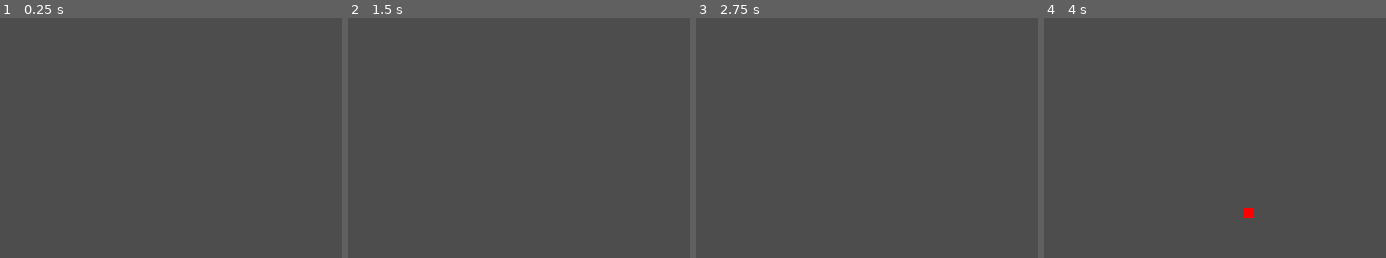
Above: before the commit, frames 1-4 (left to right).
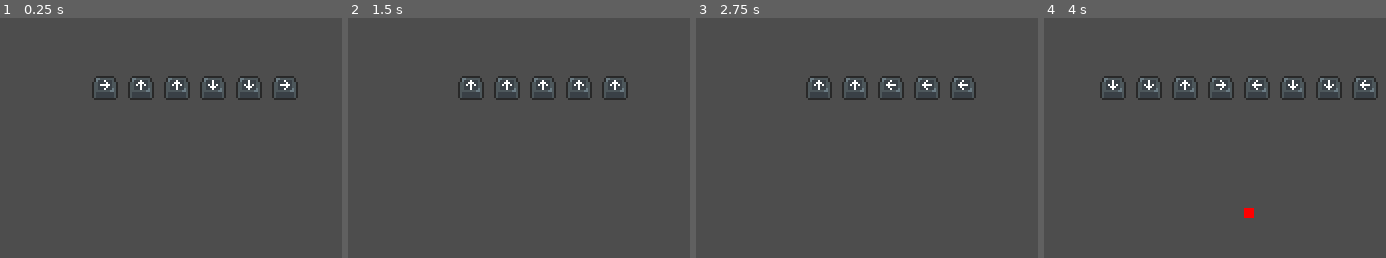
Above: after the commit, the same moments.

Repository: InRe-Dan/MiniJameGam34
Game: Godot game, scene res://Main/main.tscn
The game is run twice, just before and just after one commit, with the same random seed, the same clock (stepped at 60 frames per second) and the same inputs.
Inputs:
- Up to frame 1 (0.25 s): no input
- Up to frame 2 (1.5 s): tap Enter at 0.5 s; hold Right (qte_right) 0.53-1.28 s; tap Space at 1.25 s; hold Down (qte_down) from 1.28 s (still down)
- Up to frame 3 (2.75 s): tap Enter at 2 s; release Down (qte_down) at 2.03 s; hold Right (qte_right) from 2.03 s (still down)
- Up to frame 4 (4 s): release Right (qte_right) at 2.78 s; hold Up (qte_up) 2.78-3.53 s; hold Left (qte_left) from 3.53 s (still down)
The pictures show only the part of the screen within x 23-73%, y 10-60%; the shares and areas given below are measured in that part.

The runs differ from the first frame. In frame 1, 1.6% of the frame differs, in the area x 26-88%, y 24-35%; in frame 2, 1.3%; in frame 3, 1.3%; in frame 4, 2.1%, in the area x 16-98%, y 24-35%.

Commit message:
Joke input system

Diff:
--- /dev/null
+++ b/Assets/theme/main.tres
@@ -0,0 +1,263 @@
+[gd_resource type="Theme" load_steps=35 format=3 uid="uid://hho5m4qd8ohe"]
+
+[ext_resource type="FontFile" uid="uid://bttxx0u16msjm" path="res://Assets/theme/m5x7.ttf" id="1_6h1hq"]
+
+[sub_resource type="Gradient" id="Gradient_qhlei"]
+interpolation_mode = 1
+offsets = PackedFloat32Array(0, 0.918216)
+colors = PackedColorArray(0, 0, 0, 1, 1, 1, 1, 0.243137)
+
+[sub_resource type="GradientTexture2D" id="GradientTexture2D_21mln"]
+gradient = SubResource("Gradient_qhlei")
+width = 16
+height = 16
+fill = 2
+fill_from = Vector2(0.5, 0.5)
+
+[sub_resource type="StyleBoxTexture" id="StyleBoxTexture_4w841"]
+content_margin_left = 3.0
+content_margin_top = 1.0
+content_margin_right = 3.0
+content_margin_bottom = 2.0
+texture = SubResource("GradientTexture2D_21mln")
+texture_margin_left = 1.0
+texture_margin_top = 1.0
+texture_margin_right = 1.0
+texture_margin_bottom = 1.0
+axis_stretch_horizontal = 1
+axis_stretch_vertical = 1
+
+[sub_resource type="Gradient" id="Gradient_1kofs"]
+interpolation_mode = 1
+offsets = PackedFloat32Array(0, 0.918216)
+colors = PackedColorArray(0.0731, 0.068, 0.17, 1, 1, 1, 1, 0.243137)
+
+[sub_resource type="GradientTexture2D" id="GradientTexture2D_bc4ds"]
+gradient = SubResource("Gradient_1kofs")
+width = 16
+height = 16
+fill = 2
+fill_from = Vector2(0.5, 0.5)
+
+[sub_resource type="StyleBoxTexture" id="StyleBoxTexture_s75vm"]
+content_margin_left = 3.0
+content_margin_top = 1.0
+content_margin_right = 3.0
+content_margin_bottom = 2.0
+texture = SubResource("GradientTexture2D_bc4ds")
+texture_margin_left = 1.0
+texture_margin_top = 1.0
+texture_margin_right = 1.0
+texture_margin_bottom = 1.0
+axis_stretch_horizontal = 1
+axis_stretch_vertical = 1
+
+[sub_resource type="StyleBoxTexture" id="StyleBoxTexture_gou0c"]
+content_margin_left = 3.0
+content_margin_top = 1.0
+content_margin_right = 3.0
+content_margin_bottom = 2.0
+texture = SubResource("GradientTexture2D_bc4ds")
+texture_margin_left = 1.0
+texture_margin_top = 1.0
+texture_margin_right = 1.0
+texture_margin_bottom = 1.0
+axis_stretch_horizontal = 1
+axis_stretch_vertical = 1
+
+[sub_resource type="Gradient" id="Gradient_fehkd"]
+interpolation_mode = 1
+offsets = PackedFloat32Array(0, 0.918216)
+colors = PackedColorArray(0.215, 0.2, 0.5, 1, 1, 1, 1, 0.243137)
+
+[sub_resource type="GradientTexture2D" id="GradientTexture2D_ltks1"]
+gradient = SubResource("Gradient_fehkd")
+width = 16
+height = 16
+fill = 2
+fill_from = Vector2(0.5, 0.5)
+
+[sub_resource type="StyleBoxTexture" id="StyleBoxTexture_ym17g"]
+content_margin_left = 3.0
+content_margin_top = 1.0
+content_margin_right = 3.0
+content_margin_bottom = 2.0
+texture = SubResource("GradientTexture2D_ltks1")
+texture_margin_left = 1.0
+texture_margin_top = 1.0
+texture_margin_right = 1.0
+texture_margin_bottom = 1.0
+axis_stretch_horizontal = 1
+axis_stretch_vertical = 1
+
+[sub_resource type="Gradient" id="Gradient_eox03"]
+interpolation_mode = 1
+offsets = PackedFloat32Array(0, 0.918216)
+colors = PackedColorArray(0, 0, 0, 1, 1, 1, 1, 0.243137)
+
+[sub_resource type="GradientTexture2D" id="GradientTexture2D_tysi1"]
+gradient = SubResource("Gradient_eox03")
+width = 16
+height = 16
+fill = 2
+fill_from = Vector2(0.5, 0.5)
+
+[sub_resource type="StyleBoxTexture" id="StyleBoxTexture_87p0h"]
+content_margin_left = 3.0
+content_margin_top = 1.0
+content_margin_right = 3.0
+content_margin_bottom = 2.0
+texture = SubResource("GradientTexture2D_tysi1")
+texture_margin_left = 1.0
+texture_margin_top = 1.0
+texture_margin_right = 1.0
+texture_margin_bottom = 1.0
+axis_stretch_horizontal = 1
+axis_stretch_vertical = 1
+
+[sub_resource type="StyleBoxTexture" id="StyleBoxTexture_li1pa"]
+content_margin_left = 3.0
+content_margin_top = 1.0
+content_margin_right = 3.0
+content_margin_bottom = 2.0
+texture = SubResource("GradientTexture2D_ltks1")
+texture_margin_left = 1.0
+texture_margin_top = 1.0
+texture_margin_right = 1.0
+texture_margin_bottom = 1.0
+axis_stretch_horizontal = 1
+axis_stretch_vertical = 1
+
+[sub_resource type="Gradient" id="Gradient_hrnfm"]
+interpolation_mode = 1
+offsets = PackedFloat32Array(0, 0.821561, 0.855019, 0.903346)
+colors = PackedColorArray(0, 0, 0, 1, 0, 0, 0, 1, 1, 1, 1, 1, 0, 0, 0, 1)
+
+[sub_resource type="GradientTexture2D" id="GradientTexture2D_ygt2g"]
+gradient = SubResource("Gradient_hrnfm")
+width = 20
+height = 20
+fill = 2
+fill_from = Vector2(0.5, 0.5)
+
+[sub_resource type="StyleBoxTexture" id="StyleBoxTexture_mgoo8"]
+texture = SubResource("GradientTexture2D_ygt2g")
+texture_margin_left = 2.0
+texture_margin_top = 2.0
+texture_margin_right = 2.0
+texture_margin_bottom = 2.0
+axis_stretch_horizontal = 1
+axis_stretch_vertical = 1
+
+[sub_resource type="StyleBoxTexture" id="StyleBoxTexture_gm552"]
+texture = SubResource("GradientTexture2D_ygt2g")
+texture_margin_left = 2.0
+texture_margin_top = 2.0
+texture_margin_right = 2.0
+texture_margin_bottom = 2.0
+
+[sub_resource type="Gradient" id="Gradient_1b504"]
+offsets = PackedFloat32Array(1)
+colors = PackedColorArray(0.572549, 0.584314, 0.592157, 1)
+
+[sub_resource type="GradientTexture2D" id="GradientTexture2D_u66d3"]
+gradient = SubResource("Gradient_1b504")
+width = 10
+height = 10
+
+[sub_resource type="StyleBoxTexture" id="StyleBoxTexture_4lisx"]
+content_margin_left = 2.0
+content_margin_right = 2.0
+texture = SubResource("GradientTexture2D_u66d3")
+
+[sub_resource type="Gradient" id="Gradient_q7rlx"]
+offsets = PackedFloat32Array(1)
+colors = PackedColorArray(0.745098, 0.745098, 0.745098, 1)
+
+[sub_resource type="GradientTexture2D" id="GradientTexture2D_qhgoj"]
+gradient = SubResource("Gradient_q7rlx")
+width = 10
+height = 10
+
+[sub_resource type="StyleBoxTexture" id="StyleBoxTexture_rby1r"]
+content_margin_left = 2.0
+content_margin_right = 2.0
+texture = SubResource("GradientTexture2D_qhgoj")
+
+[sub_resource type="Gradient" id="Gradient_kjnes"]
+offsets = PackedFloat32Array(1)
+colors = PackedColorArray(0.588235, 0.588235, 0.588235, 1)
+
+[sub_resource type="GradientTexture2D" id="GradientTexture2D_fuk3o"]
+gradient = SubResource("Gradient_kjnes")
+width = 10
+height = 10
+
+[sub_resource type="StyleBoxTexture" id="StyleBoxTexture_ikf5w"]
+content_margin_left = 2.0
+content_margin_right = 2.0
+texture = SubResource("GradientTexture2D_fuk3o")
+
+[sub_resource type="Gradient" id="Gradient_fged8"]
+interpolation_mode = 1
+offsets = PackedFloat32Array(0.00371747, 0.126394, 0.877323, 0.888476)
+colors = PackedColorArray(0, 0, 0, 1, 0, 0, 0, 0.25098, 0, 0, 0, 0.25098, 0, 0, 0, 1)
+
+[sub_resource type="GradientTexture2D" id="GradientTexture2D_qp2nc"]
+gradient = SubResource("Gradient_fged8")
+width = 10
+height = 10
+fill_to = Vector2(0, 1)
+
+[sub_resource type="StyleBoxTexture" id="StyleBoxTexture_b13ay"]
+content_margin_left = 2.0
+content_margin_right = 2.0
+texture = SubResource("GradientTexture2D_qp2nc")
+texture_margin_top = 2.0
+texture_margin_bottom = 2.0
+axis_stretch_horizontal = 1
+axis_stretch_vertical = 1
+
+[sub_resource type="Gradient" id="Gradient_prsbp"]
+interpolation_mode = 1
+offsets = PackedFloat32Array(0.00371747, 0.126394, 0.877323, 0.888476)
+colors = PackedColorArray(0, 0, 0, 1, 0, 0, 0, 0.25098, 0, 0, 0, 0.25098, 0, 0, 0, 1)
+
+[sub_resource type="GradientTexture2D" id="GradientTexture2D_j0634"]
+gradient = SubResource("Gradient_prsbp")
+width = 10
+height = 10
+fill_to = Vector2(0, 1)
+
+[sub_resource type="StyleBoxTexture" id="StyleBoxTexture_nknku"]
+content_margin_left = 2.0
+content_margin_right = 2.0
+texture = SubResource("GradientTexture2D_j0634")
+texture_margin_top = 2.0
+texture_margin_bottom = 2.0
+axis_stretch_horizontal = 1
+axis_stretch_vertical = 1
+
+[resource]
+default_font = ExtResource("1_6h1hq")
+default_font_size = 16
+Button/styles/disabled = SubResource("StyleBoxTexture_4w841")
+Button/styles/focus = SubResource("StyleBoxTexture_s75vm")
+Button/styles/hover = SubResource("StyleBoxTexture_gou0c")
+Button/styles/hover_pressed = SubResource("StyleBoxTexture_ym17g")
+Button/styles/normal = SubResource("StyleBoxTexture_87p0h")
+Button/styles/pressed = SubResource("StyleBoxTexture_li1pa")
+LabelHeader/base_type = &"Label"
+LabelHeader/font_sizes/font_size = 32
+MarginContainer/constants/margin_bottom = 4
+MarginContainer/constants/margin_left = 4
+MarginContainer/constants/margin_right = 4
+MarginContainer/constants/margin_top = 4
+Panel/styles/panel = SubResource("StyleBoxTexture_mgoo8")
+PanelContainer/styles/panel = SubResource("StyleBoxTexture_gm552")
+Tree/constants/item_margin = 10
+VScrollBar/styles/grabber = SubResource("StyleBoxTexture_4lisx")
+VScrollBar/styles/grabber_highlight = SubResource("StyleBoxTexture_rby1r")
+VScrollBar/styles/grabber_pressed = SubResource("StyleBoxTexture_ikf5w")
+VScrollBar/styles/scroll = SubResource("StyleBoxTexture_b13ay")
+VScrollBar/styles/scroll_focus = SubResource("StyleBoxTexture_nknku")
--- a/Globals.gd
+++ b/Globals.gd
@@ -4,5 +4,6 @@
 var joke_system : JokeSystem
 
 const stage_center: Vector2 = Vector2(360, 480)
-# Number of QTE keypresses required per word in a joke
-const joke_difficulty : float = 0.5
+## Number of QTE keypresses required per word in a joke
+## This doesn't work at the moment. More implementation consideration required...
+const joke_difficulty : float = 2
--- a/Jokes/joke_resource.gd
+++ b/Jokes/joke_resource.gd
@@ -6,7 +6,7 @@
 	var dir : Direction
 	var words : Array[String]
 
-enum Direction {UP, DOWN, LEFT, RIGHT}
+enum Direction {UP = 0, DOWN = 1, LEFT = 2, RIGHT = 3}
 
 @export_multiline var setup : String
 @export_multiline var punchline : String
@@ -19,16 +19,17 @@
 var sequence : Array[Keypress]:
 	get:
 		if not sequence:
-			return _generate_sequence()
-		else:
-			return sequence
+			sequence = _generate_sequence()
+		return sequence
+var prompt_scene : PackedScene = preload("res://Jokes/keypress_prompt.tscn")
 
 # Give the joke an input to process. Fires one of three signals depending on result.
 func give_input(dir : Direction) -> void:
 	var current : Keypress = null
 	for keypress : Keypress in sequence:
-		if keypress.complete:
+		if not keypress.complete:
 			current = keypress
+			break
 	# Shouldn't be giving inputs if the sequence is finished
 	assert(current)
 	if current.dir == dir:
@@ -41,17 +42,26 @@
 			keypress.complete = false
 		fail.emit()
 
+# Makes a control node linked to this one which can keep track of player inputs
+func make_prompt() -> KeypressPrompt:
+	var prompt : KeypressPrompt = prompt_scene.instantiate()
+	prompt.initialize(self)
+	return prompt
+
 # Private method only called once. Do not call manually.
 func _generate_sequence() -> Array[Keypress]:
+	print("New joke =============")
 	assert(setup)
 	assert(punchline)
 	var seq : Array[Keypress]
-	var words : Array[String] = setup.split(" ")
+	var words : Array = Array(setup.split(" "))
 	while words:
 		var keypress : Keypress = Keypress.new()
-		keypress.dir = Direction.keys().pick_random()
+		keypress.dir = Direction.values().pick_random()
 		var words_to_use : int = ceil(1 / Globals.joke_difficulty)
 		while words and words_to_use > 0:
 			words_to_use -= 1
 			keypress.words.append(words.pop_front())
+		seq.append(keypress)
+		print(Direction.keys()[keypress.dir], keypress.words)
 	return seq
--- a/Jokes/joke_system.gd
+++ b/Jokes/joke_system.gd
@@ -1,4 +1,20 @@
 class_name JokeSystem extends Node
+
+var jokes : Array[JokeResource]
+var joke : JokeResource
 
 func _ready() -> void:
 	Globals.joke_system = self
+	var dir : DirAccess = DirAccess.open("res://Jokes/JokeList/")
+	for filename : String in dir.get_files():
+		jokes.append(load("res://Jokes/JokeList/" + filename))
+	new_joke()
+
+# demo function
+func new_joke() -> void:
+	joke = jokes.pick_random().duplicate()
+	for child in $CenterContainer.get_children():
+		$CenterContainer.remove_child(child)
+	$CenterContainer.add_child(joke.make_prompt())
+	joke.success.connect(new_joke)
+	joke.fail.connect(new_joke)
--- /dev/null
+++ b/Jokes/keypress_prompt.gd
@@ -0,0 +1,69 @@
+class_name KeypressPrompt extends MarginContainer
+
+@export var template : TextureRect
+
+@export var down : Texture2D
+@export var down_pressed : Texture2D
+@export var right : Texture2D
+@export var right_pressed : Texture2D
+@export var up : Texture2D
+@export var up_pressed : Texture2D
+@export var left : Texture2D
+@export var left_pressed : Texture2D
+
+var joke_container : Container
+
+var joke : JokeResource
+var current_index = 0
+
+func _unhandled_input(event: InputEvent) -> void:
+	if event.is_action_pressed("qte_down"):
+		joke.give_input(JokeResource.Direction.DOWN)
+	elif event.is_action_pressed("qte_left"):
+		joke.give_input(JokeResource.Direction.LEFT)
+	elif event.is_action_pressed("qte_right"):
+		joke.give_input(JokeResource.Direction.RIGHT)
+	elif event.is_action_pressed("qte_up"):
+		joke.give_input(JokeResource.Direction.UP)
+
+func initialize(joke : JokeResource) -> void:
+	self.joke = joke
+	joke.success.connect(finish)
+	joke.fail.connect(reset)
+	joke.progress.connect(progress)
+	joke_container = $HBoxContainer
+	reset()
+
+func reset() -> void:
+	for child in joke_container.get_children():
+		joke_container.remove_child(child)
+	for keypress : JokeResource.Keypress in joke.sequence:
+		add(keypress)
+	current_index = 0
+
+func progress() -> void:
+	var current : TextureRect = joke_container.get_children()[current_index]
+	if current.texture == left:
+		current.texture = left_pressed
+	if current.texture == right:
+		current.texture = right_pressed
+	if current.texture == down:
+		current.texture = down_pressed
+	if current.texture == up:
+		current.texture = up_pressed
+	current_index += 1
+
+func finish() -> void:
+	pass
+
+func add(keypress : JokeResource.Keypress) -> void:
+	var new : TextureRect = template.duplicate()
+	if keypress.dir == JokeResource.Direction.RIGHT:
+		new.texture = right
+	if keypress.dir == JokeResource.Direction.LEFT:
+		new.texture = left
+	if keypress.dir == JokeResource.Direction.UP:
+		new.texture = up
+	if keypress.dir == JokeResource.Direction.DOWN:
+		new.texture = down
+	joke_container.add_child(new)
--- a/Jokes/keypress_prompt.tscn
+++ b/Jokes/keypress_prompt.tscn
@@ -1,8 +1,72 @@
-[gd_scene format=3 uid="uid://ycsyg6dew0br"]
+[gd_scene load_steps=12 format=3 uid="uid://ycsyg6dew0br"]
 
-[node name="KeypressPrompt" type="MarginContainer"]
+[ext_resource type="Texture2D" uid="uid://b0m87yexag708" path="res://Assets/keyboard_buttons.png" id="1_8hd4a"]
+[ext_resource type="Script" path="res://Jokes/keypress_prompt.gd" id="1_g8flf"]
+
+[sub_resource type="AtlasTexture" id="AtlasTexture_q3qbj"]
+atlas = ExtResource("1_8hd4a")
+region = Rect2(16, 0, 16, 16)
+
+[sub_resource type="AtlasTexture" id="AtlasTexture_k7msn"]
+atlas = ExtResource("1_8hd4a")
+region = Rect2(16, 112, 16, 16)
+
+[sub_resource type="AtlasTexture" id="AtlasTexture_qbm52"]
+atlas = ExtResource("1_8hd4a")
+region = Rect2(48, 0, 16, 16)
+
+[sub_resource type="AtlasTexture" id="AtlasTexture_bj3if"]
+atlas = ExtResource("1_8hd4a")
+region = Rect2(48, 112, 16, 16)
+
+[sub_resource type="AtlasTexture" id="AtlasTexture_5fqlv"]
+atlas = ExtResource("1_8hd4a")
+region = Rect2(0, 0, 16, 16)
+
+[sub_resource type="AtlasTexture" id="AtlasTexture_7lrlt"]
+atlas = ExtResource("1_8hd4a")
+region = Rect2(0, 112, 16, 16)
+
+[sub_resource type="AtlasTexture" id="AtlasTexture_cmvsb"]
+atlas = ExtResource("1_8hd4a")
+region = Rect2(32, 0, 16, 16)
+
+[sub_resource type="AtlasTexture" id="AtlasTexture_k744b"]
+atlas = ExtResource("1_8hd4a")
+region = Rect2(32, 112, 16, 16)
+
+[sub_resource type="AtlasTexture" id="AtlasTexture_jtek4"]
+atlas = ExtResource("1_8hd4a")
+region = Rect2(0, 0, 16, 16)
+
+[node name="KeypressPrompt" type="MarginContainer" node_paths=PackedStringArray("template")]
+custom_minimum_size = Vector2(128, 40)
 anchors_preset = 15
 anchor_right = 1.0
 anchor_bottom = 1.0
+offset_right = -1.0
+offset_bottom = -431.0
 grow_horizontal = 2
 grow_vertical = 2
+script = ExtResource("1_g8flf")
+template = NodePath("HBoxContainer/Template")
+down = SubResource("AtlasTexture_q3qbj")
+down_pressed = SubResource("AtlasTexture_k7msn")
+right = SubResource("AtlasTexture_qbm52")
+right_pressed = SubResource("AtlasTexture_bj3if")
+up = SubResource("AtlasTexture_5fqlv")
+up_pressed = SubResource("AtlasTexture_7lrlt")
+left = SubResource("AtlasTexture_cmvsb")
+left_pressed = SubResource("AtlasTexture_k744b")
+
+[node name="HBoxContainer" type="HBoxContainer" parent="."]
+layout_mode = 2
+
+[node name="Template" type="TextureRect" parent="HBoxContainer"]
+custom_minimum_size = Vector2(32, 32)
+layout_mode = 2
+size_flags_horizontal = 4
+size_flags_vertical = 4
+texture = SubResource("AtlasTexture_jtek4")
+expand_mode = 4
+stretch_mode = 4
--- a/Main/main.tscn
+++ b/Main/main.tscn
@@ -1,7 +1,8 @@
-[gd_scene load_steps=4 format=3 uid="uid://dw5auj6i3fjfj"]
+[gd_scene load_steps=5 format=3 uid="uid://dw5auj6i3fjfj"]
 
 [ext_resource type="Script" path="res://Main/main.gd" id="1_5t87c"]
 [ext_resource type="PackedScene" uid="uid://c757dhd4hepca" path="res://Player/player.tscn" id="1_bg8e3"]
+[ext_resource type="Script" path="res://Jokes/joke_system.gd" id="3_wbmed"]
 
 [sub_resource type="RectangleShape2D" id="RectangleShape2D_o8aus"]
 size = Vector2(720, 24)
@@ -58,3 +59,12 @@
 stretch_margin_bottom = 1
 
 [node name="Audience" type="Node2D" parent="."]
+
+[node name="JokeSystem" type="Node" parent="."]
+script = ExtResource("3_wbmed")
+
+[node name="CenterContainer" type="CenterContainer" parent="JokeSystem"]
+offset_left = 206.0
+offset_top = 41.0
+offset_right = 508.0
+offset_bottom = 197.0
--- a/project.godot
+++ b/project.godot
@@ -38,6 +38,10 @@
 "res://Main/": "teal",
 "res://Player/": "green"
 }
+
+[gui]
+
+theme/custom="res://Assets/theme/main.tres"
 
 [input]
 
@@ -87,3 +91,7 @@
 2d_physics/layer_1="Player"
 2d_physics/layer_2="Stage"
 2d_physics/layer_3="Hazard"
+
+[rendering]
+
+textures/canvas_textures/default_texture_filter=0
Binary file added: Assets/theme/m5x7.ttf
Not shown, added: Assets/theme/m5x7.ttf.import
